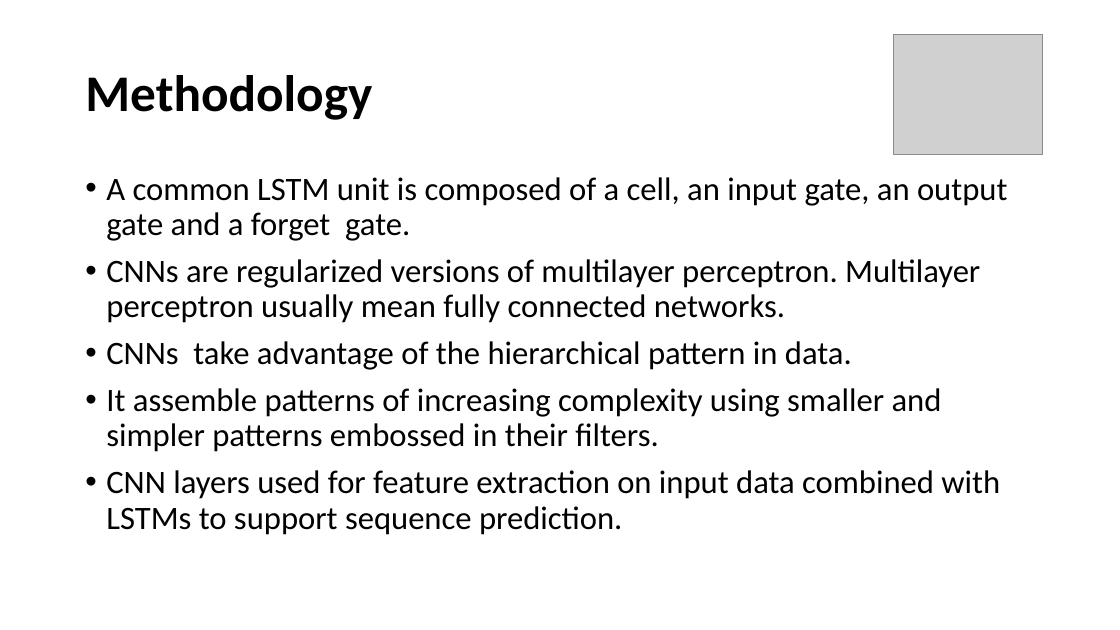
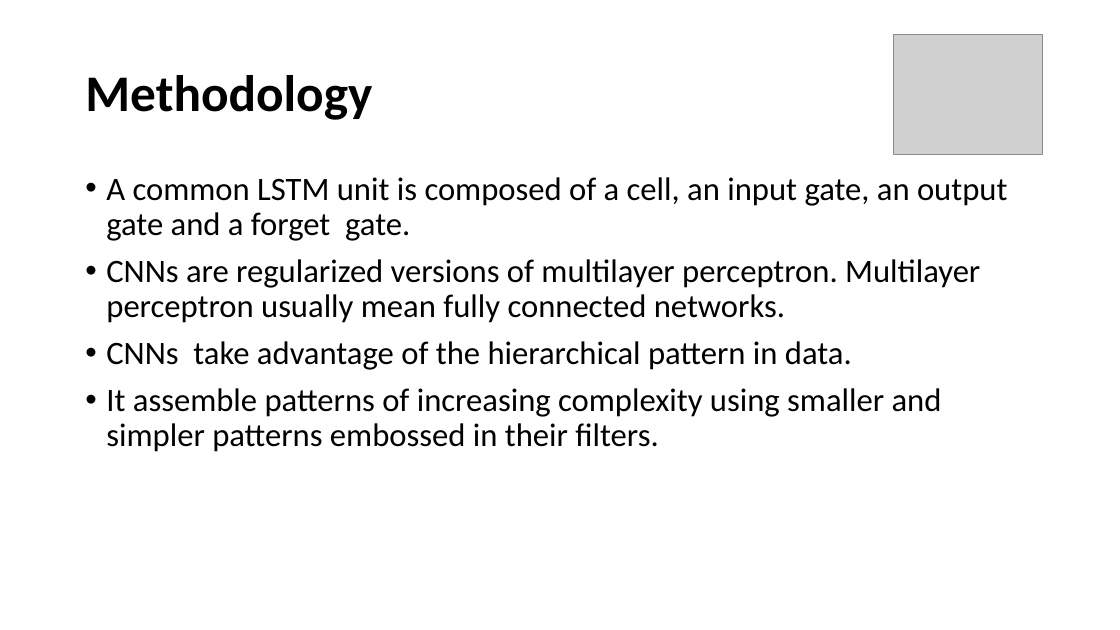
Before and after one commit to satya1013/Fake-News-1, a slide deck: slide 7 of Fake_News_New.pptx (slide 8 before the commit). Drawn at 1120x630 pixels with LibreOffice and Linux fonts; fonts in the diff are those of the drawing; grey boxes stand for pictures. Boxes give left, top, right and bottom in pixels: in the first picture for what was removed or moved away, otherwise in the second. Text is boxed around its words. In the diff, an @@ line names an element or a change of style, - is before the commit and + after.

```diff
--- a/Fake_News_New.pptx
+++ b/Fake_News_New.pptx
@@ text at (106,470,1000,535): paragraph removed @@
-• CNN layers used for feature extraction on input data combined with LSTMs to support sequence prediction.
```
Also in this commit, not shown: 10 other slides changed, 4 slides added, 1 slide removed, 11 other files.
